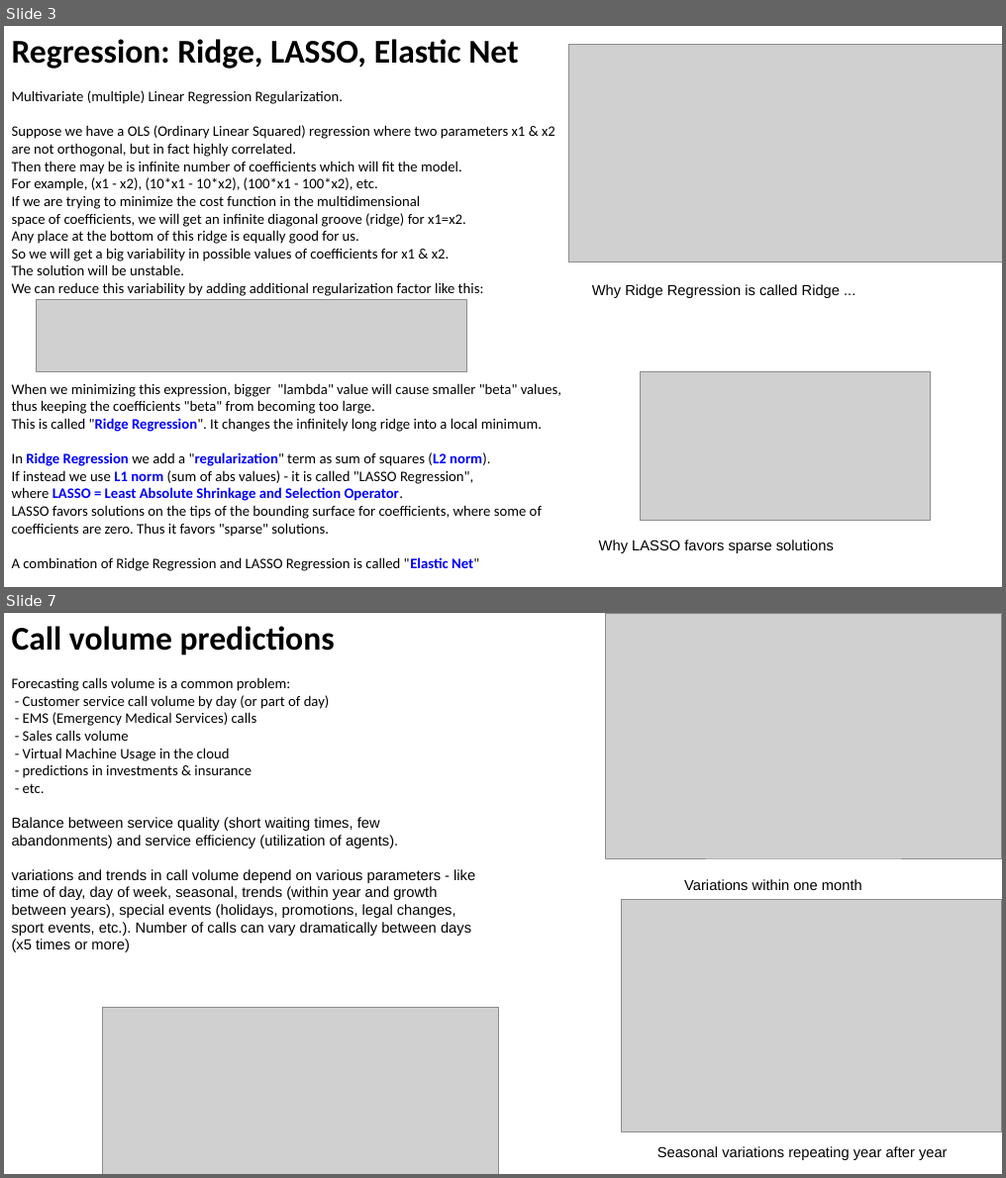
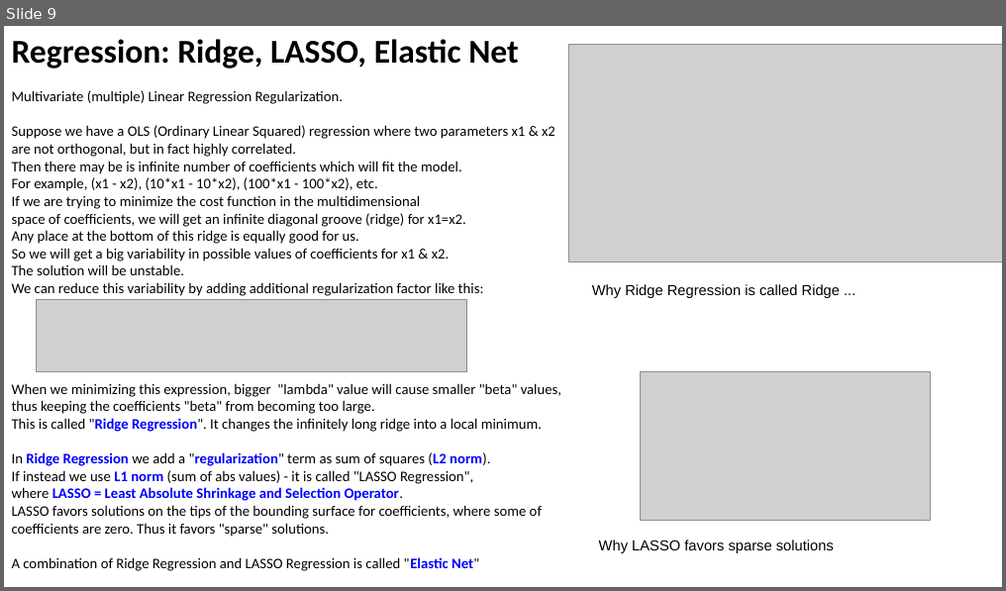
Before and after one commit to lselector/ml_ai_doc, a slide deck: Time_Series_Forecasting.pptx. Shown one above the other, each under a label of ours: slides 3 and 7 before the commit, slide 9 after it; the slides between them are not shown. The pictures are 1006x1178 and 1006x591 pixels, drawn with LibreOffice and Linux fonts; fonts in the diff are those of the drawing; grey boxes stand for pictures. Boxes give left, top, right and bottom in pixels: in the first picture for what was removed or moved away, otherwise in the second. Text is boxed around its words. In the diff, an @@ line names an element or a change of style, - is before the commit and + after.

Commit message:
std_dev, std_err, forecasting

```diff
--- a/Time_Series_Forecasting.pptx
+++ b/Time_Series_Forecasting.pptx
@@ slide 7 removed at box(4, 613, 1002, 1174), background #FFFFFF @@
@@ text removed at box(12, 626, 398, 849) @@
-Call volume predictions
-Forecasting calls volume is a common problem:
-- Customer service call volume by day (or part of day)
-- EMS (Emergency Medical Services) calls
-- Sales calls volume
-- Virtual Machine Usage in the cloud
-- predictions in investments & insurance
-- etc.
-Balance between service quality (short waiting times, few
-abandonments) and service efficiency (utilization of agents).
@@ picture removed at box(605, 613, 1002, 859) @@
@@ text removed at box(12, 869, 475, 953) @@
-variations and trends in call volume depend on various parameters - like time of day, day of week, seasonal, trends (within year and growth between years), special events (holidays, promotions, legal changes, sport events, etc.). Number of calls can vary dramatically between days (x5 times or more)
@@ text removed at box(684, 879, 862, 890) @@
-Variations within one month
@@ picture removed at box(621, 899, 1001, 1132) @@
@@ picture removed at box(102, 1008, 499, 1174) @@
@@ text removed at box(657, 1147, 947, 1160) @@
-Seasonal variations repeating year after year
@@ what was slide 3 is now slide 9 @@
```
Also in this commit, not shown: 2 slides changed, 6 slides added, 6 other slides removed, 6 other files.
